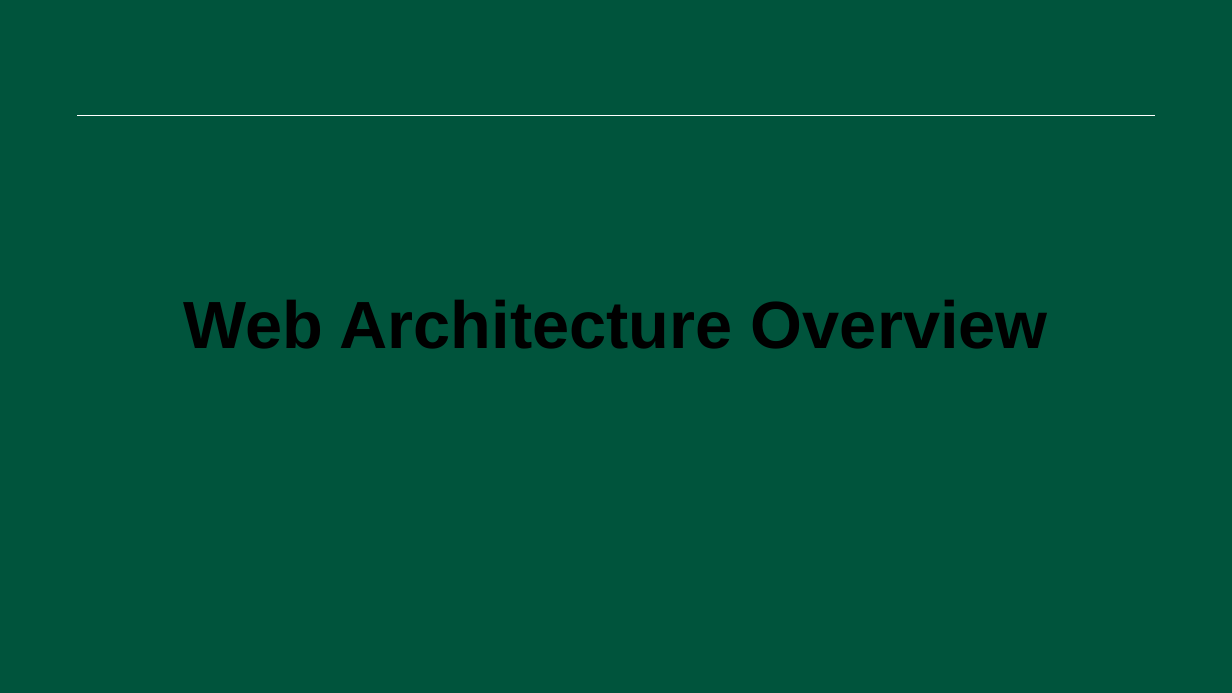
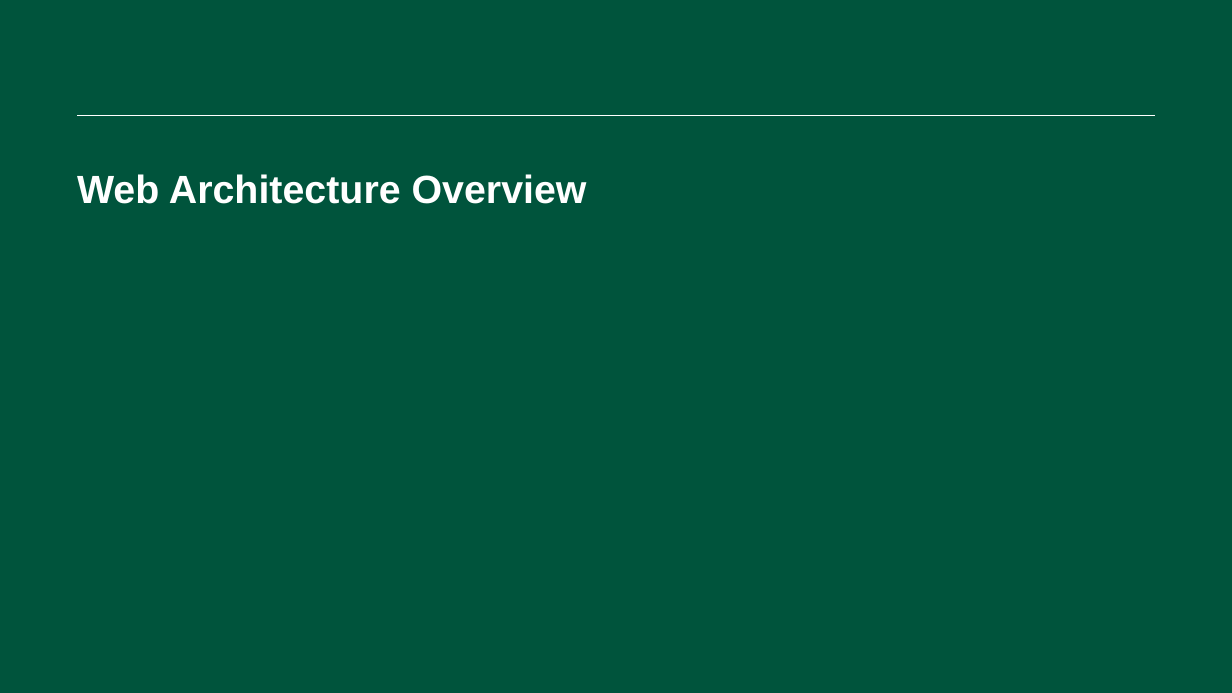
Before and after one commit to CS212-S15/lectures, a slide deck: slide 1 of Slides/WebArchitecture.pptx. Drawn at 1232x693 pixels with LibreOffice and Linux fonts; fonts in the diff are those of the drawing; background and template pictures are left out. Boxes give left, top, right and bottom in pixels: in the first picture for what was removed or moved away, otherwise in the second. Text is boxed around its words. In the diff, an @@ line names an element or a change of style, - is before the commit and + after.

Commit message:
adding HTML slides

```diff
--- a/Slides/WebArchitecture.pptx
+++ b/Slides/WebArchitecture.pptx
@@ text "Web Architecture Overview": place and size @@
-text "Web Architecture Overview" at bbox=[184, 300, 1048, 349]
+text "Web Architecture Overview" at bbox=[77, 174, 587, 204]
@@ text "Web Architecture Overview" at bbox=[77, 174, 587, 204]: size 39 to 23 pt, text colour #000000 to #FFFFFF; alignment centre to left; line spacing 1 to 30pt @@
```
Also in this commit, not shown: 1 other file.
